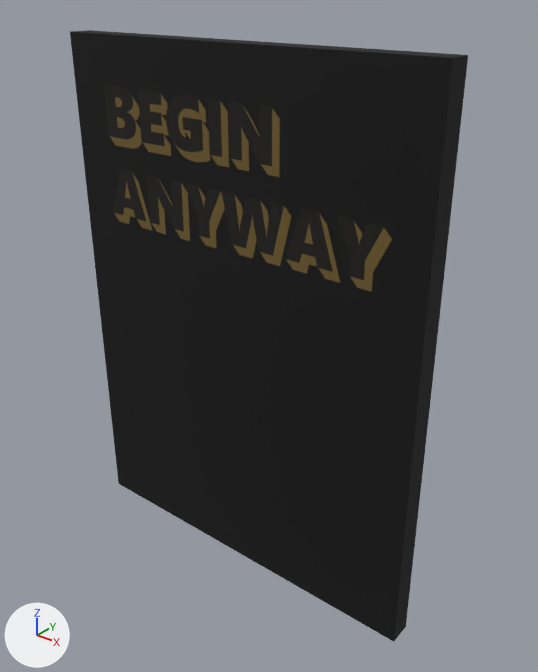
Before and after pictures for a commit that changed the glTF model public/ar/begin-anyway/m.glb.
The view is the same before and after, from a camera (50 mm lens) standing at (0.649, -0.761, 0.474) and looking at (0.033, 0.008, -0.002). Every picture has the same lights, and +X, +Y and +Z are marked at lower left. The first picture is the older version. Vertices at exactly the same position are counted once.

Objects in the first picture: 'BeginAnyway'.
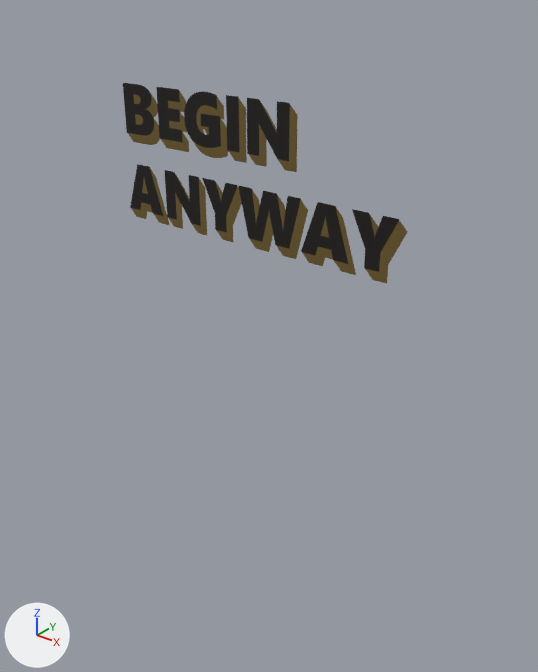
The change, as a list of edits to the scene's bpy script:
```text
Change mat_artwork:
    add n3 = _N.new('ShaderNodeMath'); n3.name = 'Math'
    add n3.operation = 'SUBTRACT'
    add n3.inputs[0].default_value = 1.0  # 'Value'
    add n4 = _N.new('ShaderNodeMath'); n4.name = 'Math.001'
    add n4.operation = 'LESS_THAN'
    where n0 = _N.new('ShaderNodeBsdfPrincipled'); n0.name = 'Principled BSDF'
    where n2 = _N.new('ShaderNodeTexImage'); n2.name = 'Image Texture'
    add _L.new(n3.outputs[0], n0.inputs[4])  # 'Value' to 'Alpha'
    add _L.new(n4.outputs[0], n3.inputs[1])  # 'Value' to 'Value'
    add _L.new(n2.outputs[1], n4.inputs[0])  # 'Alpha' to 'Value'
Change me_beginanyway:
    used by ob_beginanyway; location = (0.0, 0.0, 0.0)
    remove me_beginanyway.from_pydata(...)  # 8 vertices, 12 faces; spans x -0.3..0.3, y -0.035..0.0, z -0.4..0.4
    add me_beginanyway.from_pydata(...)  # 4 vertices, 2 faces; spans x -0.3..0.3, y 0.0, z -0.4..0.4
    me_beginanyway part 1
    4 vertices are removed from x -0.3..0.3, y -0.035, z -0.4..0.4
    12 faces are deleted
    2 new faces join them
```

What differs and where, as boxes [x1, y1, x2, y2] in the pictures (538 x 672 px):
'BeginAnyway', surface changed, reshaped
    before: [70, 30, 468, 641]
    after: [123, 83, 408, 284]
